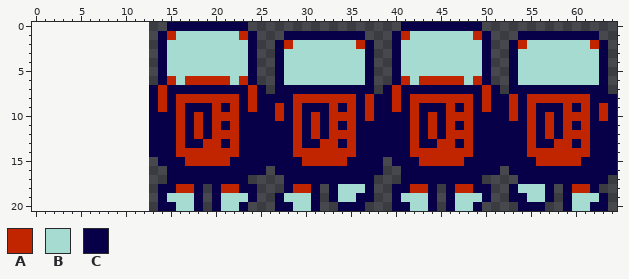
File history of a sprite sheet, assets/player_up_anim.png. The first picture shows the starting point.
The file is 52x21 pixels. The old version is drawn lined up with the new one, on the new canvas.
Palette (. is transparent): A #c02500  B #a5dbd1  C #070048
Pixels before, first column x 13:
 0 ..CCCCCCCCC.................CCCCCCCCC...............
 1 .CABBBBBBBAC...CCCCCCCCC...CABBBBBBBAC...CCCCCCCCC..
 2 .CBBBBBBBBBC..CABBBBBBBAC..CBBBBBBBBBC..CABBBBBBBAC.
 3 .CBBBBBBBBBC..CBBBBBBBBBC..CBBBBBBBBBC..CBBBBBBBBBC.
 4 .CBBBBBBBBBC..CBBBBBBBBBC..CBBBBBBBBBC..CBBBBBBBBBC.
 5 .CBBBBBBBBBC..CBBBBBBBBBC..CBBBBBBBBBC..CBBBBBBBBBC.
 6 .CABAAAAABAC..CBBBBBBBBBC..CABAAAAABAC..CBBBBBBBBBC.
 7 CACCCCCCCCCAC.CCCCCCCCCCC.CACCCCCCCCCAC.CCCCCCCCCCC.
 8 CACAAAAAAACACCCCAAAAAAACACCACAAAAAAACACCACAAAAAAACCC
 9 CACACCCACACACCACACCCACACACCACACCCACACACCACACCCACACAC
10 CCCACACAAACCCCACACACAAACACCCCACACAAACCCCACACACAAACAC
11 CCCACACACACCCCCCACACACACCCCCCACACACACCCCCCACACACACCC
12 CCCACACAAACCCCCCACACAAACCCCCCACACAAACCCCCCACACAAACCC
13 CCCACCAACACCCCCCACCAACACCCCCCACCAACACCCCCCACCAACACCC
14 CCCAAAAAAACCCCCCAAAAAAACCCCCCAAAAAAACCCCCCAAAAAAACCC
15 .CCCAAAAACCCCCCCCAAAAACCCC.CCCAAAAACCCCCCCCAAAAACCCC
16 ..CCCCCCCCCCC.CCCCCCCCCCCC..CCCCCCCCCCC.CCCCCCCCCCCC
17 ..CCCCCCCCC....CCCCCCCCCC...CCCCCCCCC....CCCCCCCCCC.
18 .CCAAC.CAACC...CAAC.CBBBC..CCAAC.CAACC..CBBBC.CAAC..
19 .CBBBC.CBBBC..CBBBC.CBBCC..CBBBC.CBBBC..CCBBC.CBBBC.
20 .CCBBC.CBBC...CCBBC..CCC...CCBBC.CBBC....CCC..CBBCC.
Now the later version:
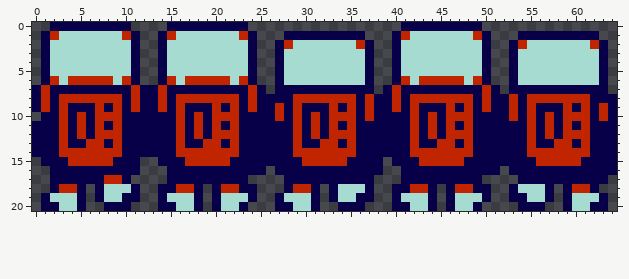
The commit says: added player and bullet animations
The exact change:
canvas 52x21 -> 65x21, the old top-left corner now at 13,0
Colour A is added in row 1 at x 2 and 10; in row 6 at x 2, 4 to 8 and 10; in row 7 at x 1 and 11; in row 8 at x 1, 3 to 9 and 11; in row 9 at x 1, 3, 7, 9 and 11; in row 10 at x 3, 5 and 7 to 9.
Colour A is added in row 11 at x 3, 5, 7 and 9; in row 12 at x 3, 5 and 7 to 9; in row 13 at x 3, 6 to 7 and 9; in row 14 at x 3 to 9; in row 15 at x 4 to 8; in row 17 at x 8 to 9.
Colour A is added in row 18 at x 3 to 4.
Colour B is added in row 1 at x 3 to 9; in rows 2 to 5 at x 2 to 10; in row 6 at x 3 and 9; in row 18 at x 8 to 10; in row 19 at x 2 to 4 and 8 to 9; in row 20 at x 3 to 4.
Colour C is added in row 0 at x 2 to 10; in rows 1 to 6 at x 1 and 11; in row 7 at x 0, 2 to 10 and 12; in row 8 at x 0, 2, 10 and 12; in row 9 at x 0, 2, 4 to 6, 8, 10 and 12; in row 10 at x 1 to 2, 4, 6 and 10 to 12.
Colour C is added in row 11 at x 0 to 2, 4, 6, 8 and 10 to 12; in row 12 at x 0 to 2, 4, 6 and 10 to 12; in row 13 at x 0 to 2, 4 to 5, 8 and 10 to 12; in row 14 at x 0 to 2 and 10 to 12; in row 15 at x 1 to 3 and 9 to 11; in row 16 at x 2 to 11.
Colour C is added in row 17 at x 2 to 7 and 10; in row 18 at x 2, 5, 7 and 11; in row 19 at x 1, 5, 7 and 10 to 11; in row 20 at x 1 to 2, 5 and 8 to 10.
Where, in picture pixels (left, top, right, bottom), the same in both pictures:
added: (32, 22, 149, 211)
